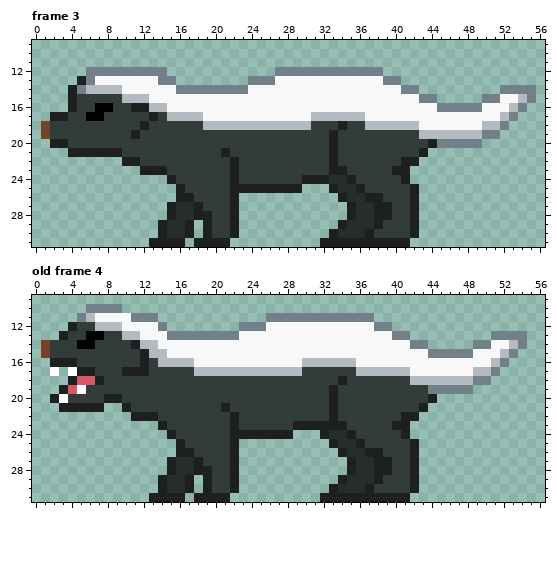
Pixel-art file -- Aseprite/Ratel.aseprite. That is the earlier state.
64x32 pixels, 4 frames. Shown: frame 3: x 0..56, y 9..31; old frame 4: x 0..56, y 9..31. The commit also changed other frames, which this record leaves out.
After the commit:
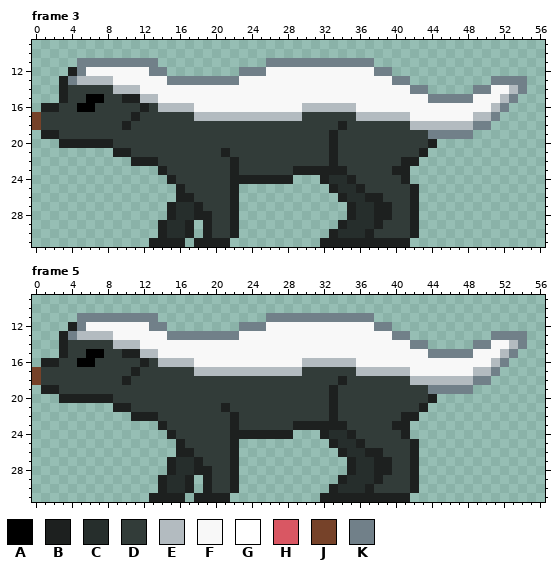
Palette (. is transparent): A #000000  B #1d201f  C #262e2c  D #323c39  E #b3bbc0  F #f8f8f8  G #ffffff  H #d95763  J #764229  K #718089
A new or re-ordered frame is compared with the old frame closest to it.
Changes in this commit:
frames 4 -> 6
Changed rows in their new state; - is an unchanged pixel.
Frame 3:
first column x 0:
11 -----KKKKKKKKK------------KKKKKKKKKKKK------------------
12 ----BKFFFFFFF----------KKKFFFFFFFFFFFF-K----------------
13 ---BKEEEE-----F-KKKKKKKFFFF------------F-K---------KKKK-
14 ---BDDDDD-EE----FFFFFFFF-----------------F-K-----KKFFE-.
15 ---BD-AA--BB-E-----------------------------F-KKKKFFFEK..
16 -BBDDAADD--D-D-EEE------------EEEEEE---------FFFFF-EK..-
17 JDDD--DD---B-D-DDD-EEEEEEEEEEEDDDDDD-EEEEE-------EEK..--
18 JD--------B-D------DDDDDDDDDDDD------DDDDD-EEEEEEKK..---
19 -BB--------D-------------------------------DKKKKK...----
20 --.-BBBBB------------------------------------.....------
21 ----.....-B---------------------------------------------
22 ----------.-BB------------------------------------------
23 ------------..---------------BBBB-----------------------
24 -----------------------BBBBBB...------------------------
25 -----------------------.......--------------------------
Frame 5 is new; against old frame 4:
first column x 0:
10 ------....-----
11 ------KKKKK----
12 -----KFFFF---K-
13 ----KEEEEFFF---
14 -..B-DD--EEEFF-
15 -..B--AA--BBE-F
16 -B-DDAA--------
17 JDDDDDD---D-D--
18 JDDDDDDD--B----
19 -BBDDD---------
20 --.BBBBB-D-----
21 ---.....-B-----
Changed places in both pictures, as pixel boxes (x1, y1, x2, y2):
changed: (32, 58, 536, 193)
changed: (32, 304, 167, 412)
